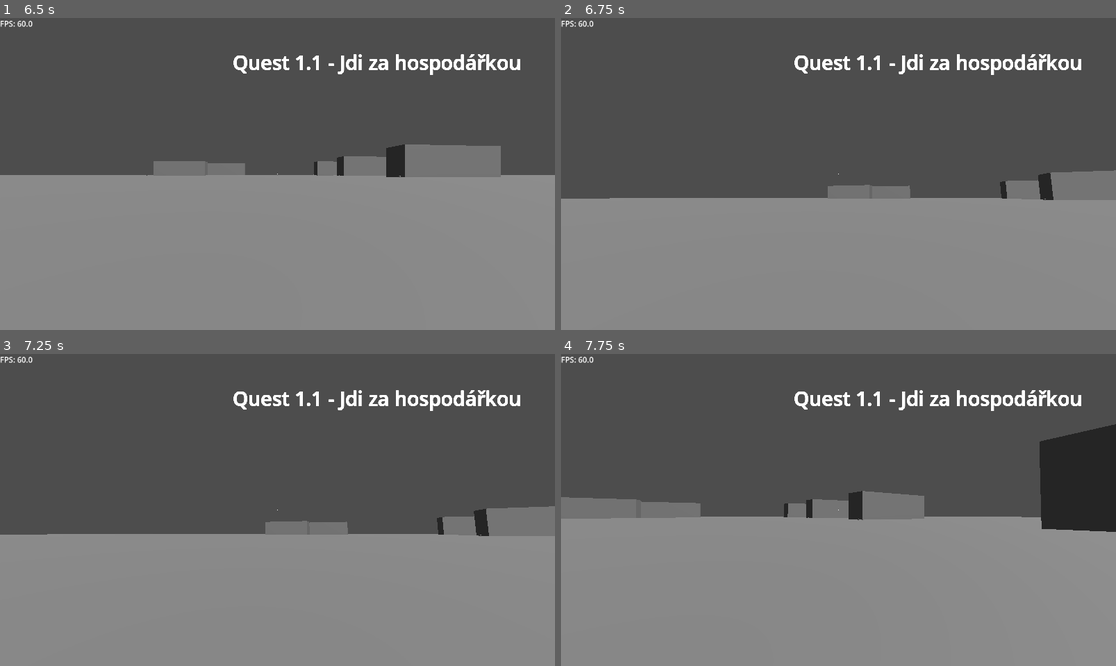
Above: before the commit, frames 1-4 (two rows, left to right).
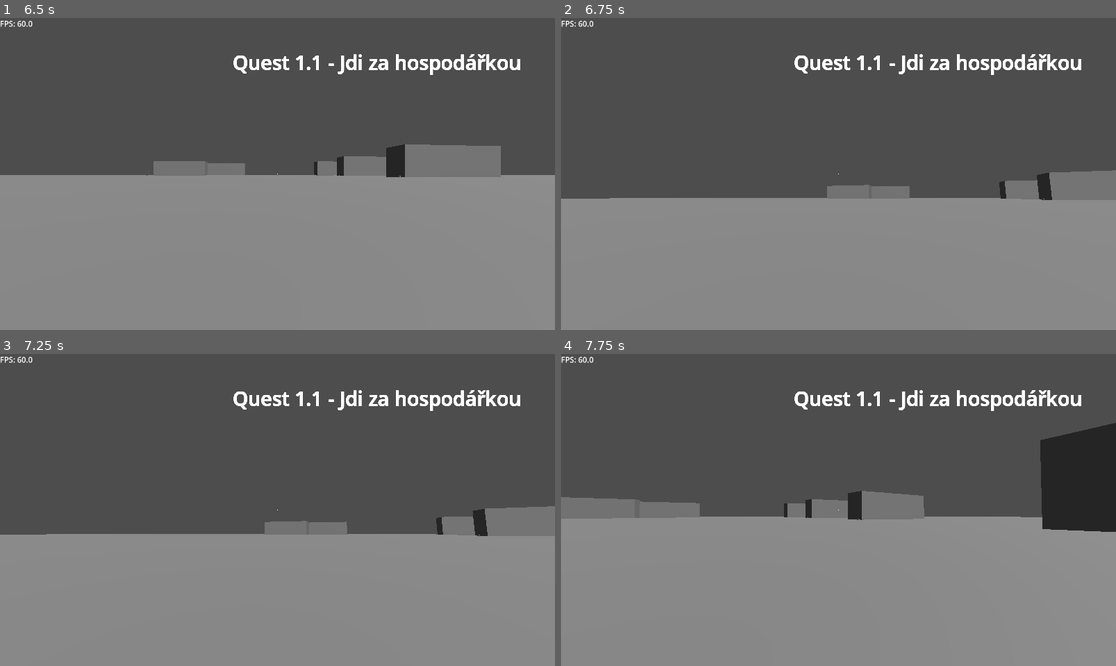
Above: after the commit, the same moments.

Repository: StrahovGameDev/StraHov
Game: Godot game, scene res://main_scene/game_manager.tscn
The game is run twice, just before and just after one commit, with the same random seed, the same clock (stepped at 60 frames per second) and the same inputs.
Inputs (mouse positions are in pixels of both pictures, inside the frame that each line leads up to):
- Up to frame 1 (6.5 s): click "START" at 0.5 s; tap Enter (enter) at 1.25 s; move the mouse to (305, 174) at 1.27 s; hold Shift (sprint, bound only after the commit) 1.28-2.03 s; hold Space (fly_up) from 1.28 s (still down); move the mouse to (249, 174) at 2.02 s; tap E (accept) at 2.1, 2.75, 3.5, 4.25, 5, 5.1, 5.75 s; tap Shift (sprint, bound only after the commit) at 2.3, 3.05, 3.6, 5.3, 6.05 s; move the mouse to (288, 167) at 2.77 s; hold Enter (enter) 2.78-3.53 s; move the mouse to (271, 180) at 3.52 s; move the mouse to (316, 177) at 4.27 s; hold Shift (sprint, bound only after the commit) 4.28-5.03 s; move the mouse to (233, 170) at 5.02 s; move the mouse to (283, 174) at 5.77 s; hold Enter (enter) from 5.78 s (still down)
- Up to frame 2 (6.75 s): move the mouse to (816, 167) at 6.52 s; release Space (fly_up) at 6.53 s; release Enter (enter) at 6.53 s; hold D (right) from 6.53 s (still down); tap Shift (sprint, bound only after the commit) at 6.6 s
- Up to frame 3 (7.25 s): keep holding D (right)
- Up to frame 4 (7.75 s): move the mouse to (866, 510) at 7.27 s; release D (right) at 7.28 s; hold Space (fly_up) from 7.28 s (still down); hold Shift (sprint, bound only after the commit) from 7.28 s (still down)

Frame 1 is identical in both runs. In frame 2, less than 0.1% of the frame differs, in the area x 47-100%, y 48-59%; in frame 3, less than 0.1%; in frame 4, 0.2%, in the area x 1-100%, y 22-58%.

Commit message:
Player: ducking, sprinting

Diff:
--- a/block_2_manager.tscn
+++ b/block_2_manager.tscn
@@ -6,6 +6,45 @@
 [sub_resource type="SphereShape3D" id="SphereShape3D_0ql4o"]
 
 [sub_resource type="SphereMesh" id="SphereMesh_0ql4o"]
+
+[sub_resource type="Animation" id="Animation_a72x6"]
+length = 0.001
+tracks/0/type = "value"
+tracks/0/imported = false
+tracks/0/enabled = true
+tracks/0/path = NodePath("AnimationPlayer/CanvasLayer/ColorRect:modulate")
+tracks/0/interp = 1
+tracks/0/loop_wrap = true
+tracks/0/keys = {
+"times": PackedFloat32Array(0),
+"transitions": PackedFloat32Array(1),
+"update": 0,
+"values": [Color(1, 1, 1, 0)]
+}
+tracks/1/type = "value"
+tracks/1/imported = false
+tracks/1/enabled = true
+tracks/1/path = NodePath("AnimationPlayer/CanvasLayer/Label:modulate")
+tracks/1/interp = 1
+tracks/1/loop_wrap = true
+tracks/1/keys = {
+"times": PackedFloat32Array(0),
+"transitions": PackedFloat32Array(1),
+"update": 0,
+"values": [Color(1, 1, 1, 0)]
+}
+tracks/2/type = "value"
+tracks/2/imported = false
+tracks/2/enabled = true
+tracks/2/path = NodePath("AnimationPlayer/CanvasLayer/Label2:modulate")
+tracks/2/interp = 1
+tracks/2/loop_wrap = true
+tracks/2/keys = {
+"times": PackedFloat32Array(0),
+"transitions": PackedFloat32Array(1),
+"update": 0,
+"values": [Color(1, 1, 1, 0)]
+}
 
 [sub_resource type="Animation" id="Animation_lhjtp"]
 resource_name = "welcome"
@@ -45,45 +84,6 @@
 "transitions": PackedFloat32Array(1, 1),
 "update": 0,
 "values": [Color(1, 1, 1, 0), Color(1, 1, 1, 1)]
-}
-
-[sub_resource type="Animation" id="Animation_a72x6"]
-length = 0.001
-tracks/0/type = "value"
-tracks/0/imported = false
-tracks/0/enabled = true
-tracks/0/path = NodePath("AnimationPlayer/CanvasLayer/ColorRect:modulate")
-tracks/0/interp = 1
-tracks/0/loop_wrap = true
-tracks/0/keys = {
-"times": PackedFloat32Array(0),
-"transitions": PackedFloat32Array(1),
-"update": 0,
-"values": [Color(1, 1, 1, 0)]
-}
-tracks/1/type = "value"
-tracks/1/imported = false
-tracks/1/enabled = true
-tracks/1/path = NodePath("AnimationPlayer/CanvasLayer/Label:modulate")
-tracks/1/interp = 1
-tracks/1/loop_wrap = true
-tracks/1/keys = {
-"times": PackedFloat32Array(0),
-"transitions": PackedFloat32Array(1),
-"update": 0,
-"values": [Color(1, 1, 1, 0)]
-}
-tracks/2/type = "value"
-tracks/2/imported = false
-tracks/2/enabled = true
-tracks/2/path = NodePath("AnimationPlayer/CanvasLayer/Label2:modulate")
-tracks/2/interp = 1
-tracks/2/loop_wrap = true
-tracks/2/keys = {
-"times": PackedFloat32Array(0),
-"transitions": PackedFloat32Array(1),
-"update": 0,
-"values": [Color(1, 1, 1, 0)]
 }
 
 [sub_resource type="AnimationLibrary" id="AnimationLibrary_u01wk"]
--- a/main_scene/game_manager.tscn
+++ b/main_scene/game_manager.tscn
@@ -27,4 +27,7 @@
 
 [node name="CanvasLayer" parent="." instance=ExtResource("5_p1t4w")]
 
+[node name="Camera3D" type="Camera3D" parent="."]
+transform = Transform3D(1, 0, 0, 0, 0.977046, 0.21303, 0, -0.21303, 0.977046, 0, 2.04845, 5.20059)
+
 [editable path="Map"]
--- a/player.gd
+++ b/player.gd
@@ -5,6 +5,7 @@
 @onready var dialog = $CanvasLayer/Dialog
 
 @export var speed = 5.0
+const DEFAULT_SPEED = 5.0
 const JUMP_VELOCITY = 4.5
 
 var mouse_sens = 0.5
@@ -96,6 +97,22 @@
 		if Input.is_action_just_pressed("jump") and is_on_floor():
 			velocity.y = JUMP_VELOCITY
 
+	speed = DEFAULT_SPEED
+
+	if Input.is_action_pressed("sprint"):
+		speed = 20
+		#print("sprint")
+
+	if Input.is_action_pressed("duck"):
+		speed = 2
+		$CollisionShape3D.disabled = true
+		$CollisionShape3D2.disabled = false
+		head.position.y -= 15 * delta
+	else:
+		$CollisionShape3D.disabled = false
+		$CollisionShape3D2.disabled = true
+		head.position.y += 15 * delta
+	head.position.y = clamp(head.position.y, -0.5, 1.0)
 
 	var input_dir = Input.get_vector("left", "right", "forward", "backward")
 	var direction = (transform.basis * Vector3(input_dir.x, 0, input_dir.y)).normalized()
--- a/player.tscn
+++ b/player.tscn
@@ -1,10 +1,13 @@
-[gd_scene load_steps=6 format=3 uid="uid://djesgf26jvqba"]
+[gd_scene load_steps=7 format=3 uid="uid://djesgf26jvqba"]
 
 [ext_resource type="Script" uid="uid://bdbrbuktuwnt8" path="res://player.gd" id="1_l7a3g"]
-[ext_resource type="Script" path="res://cross_hair.gd" id="2_ujf4b"]
+[ext_resource type="Script" uid="uid://cjkdvcailusal" path="res://cross_hair.gd" id="2_ujf4b"]
 [ext_resource type="PackedScene" uid="uid://blnv74irts5gj" path="res://console.tscn" id="2_whsb8"]
 
 [sub_resource type="CapsuleShape3D" id="CapsuleShape3D_1tgjw"]
+
+[sub_resource type="CapsuleShape3D" id="CapsuleShape3D_i3pqv"]
+height = 1.0
 
 [sub_resource type="CapsuleMesh" id="CapsuleMesh_dhtji"]
 
@@ -21,7 +24,13 @@
 [node name="CollisionShape3D" type="CollisionShape3D" parent="."]
 shape = SubResource("CapsuleShape3D_1tgjw")
 
+[node name="CollisionShape3D2" type="CollisionShape3D" parent="."]
+transform = Transform3D(1, 0, 0, 0, 1, 0, 0, 0, 1, 0, -0.5, 0)
+shape = SubResource("CapsuleShape3D_i3pqv")
+disabled = true
+
 [node name="MeshInstance3D" type="MeshInstance3D" parent="."]
+visible = false
 mesh = SubResource("CapsuleMesh_dhtji")
 
 [node name="Head" type="Node3D" parent="."]
--- a/project.godot
+++ b/project.godot
@@ -67,6 +67,16 @@
 "events": [Object(InputEventKey,"resource_local_to_scene":false,"resource_name":"","device":-1,"window_id":0,"alt_press …(192 unchanged characters)…
 ]
 }
+sprint={
+"deadzone": 0.2,
+"events": [Object(InputEventKey,"resource_local_to_scene":false,"resource_name":"","device":-1,"window_id":0,"alt_pressed":false,"shift_pressed":false,"ctrl_pressed":false,"meta_pressed":false,"pressed":false,"keycode":0,"physical_keycode":4194325,"key_label":0,"unicode":0,"location":0,"echo":false,"script":null)
+]
+}
+duck={
+"deadzone": 0.2,
+"events": [Object(InputEventKey,"resource_local_to_scene":false,"resource_name":"","device":-1,"window_id":0,"alt_pressed":false,"shift_pressed":false,"ctrl_pressed":false,"meta_pressed":false,"pressed":false,"keycode":0,"physical_keycode":4194326,"key_label":0,"unicode":0,"location":0,"echo":false,"script":null)
+]
+}
 
 [layer_names]
 
Not shown: 1 places in console.tscn that only renumber resources
Not shown: 1 places in main_scene/game_manager.tscn that only renumber resources
